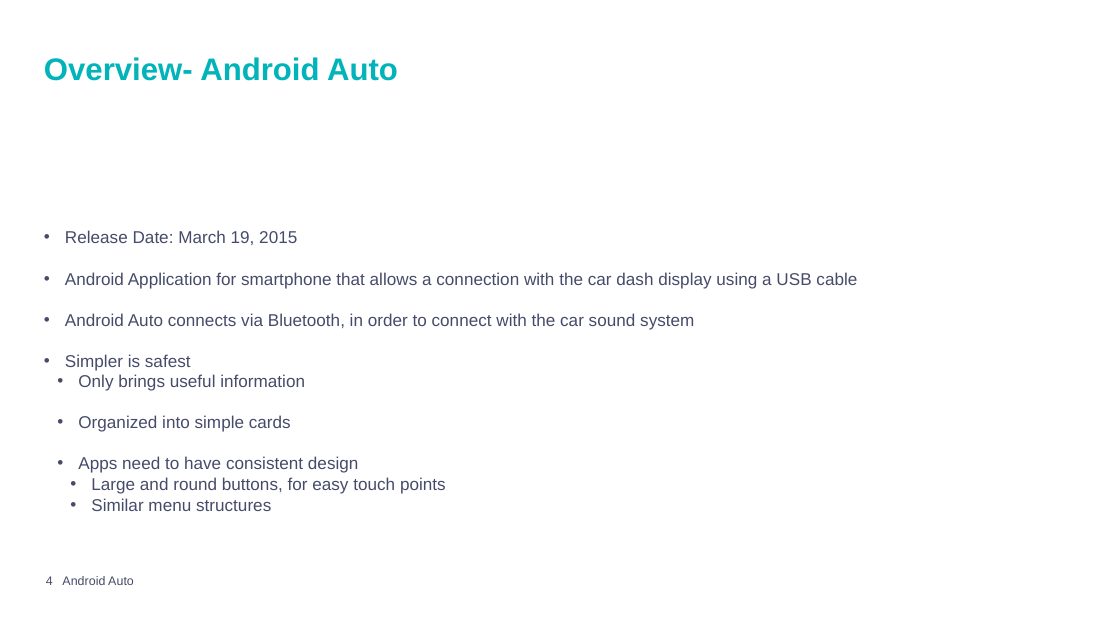
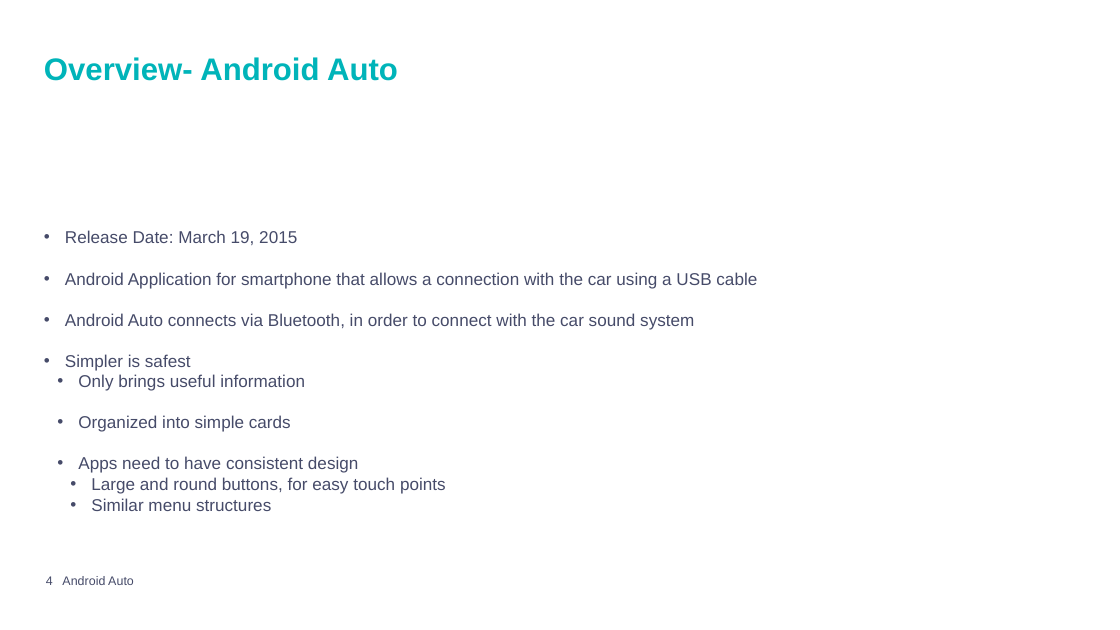
Before and after one commit to mpiresgro/AndroidAutoInfo, a slide deck: slide 4 of PowerPoint Final/Presentation_Joao_Mauro.pptx. Drawn at 1120x630 pixels with LibreOffice and Linux fonts; fonts in the diff are those of the drawing; background and template pictures are left out. Boxes give left, top, right and bottom in pixels: in the first picture for what was removed or moved away, otherwise in the second. Text is boxed around its words. In the diff, an @@ line names an element or a change of style, - is before the commit and + after.

```diff
--- a/PowerPoint Final/Presentation_Joao_Mauro.pptx
+++ b/PowerPoint Final/Presentation_Joao_Mauro.pptx
@@ text at bbox=[65, 272, 757, 289]: text changed @@
-• Android Application for smartphone that allows a connection with the car dash display using a USB cable
+• Android Application for smartphone that allows a connection with the car using a USB cable
```
Also in this commit, not shown: 5 other slides changed.
